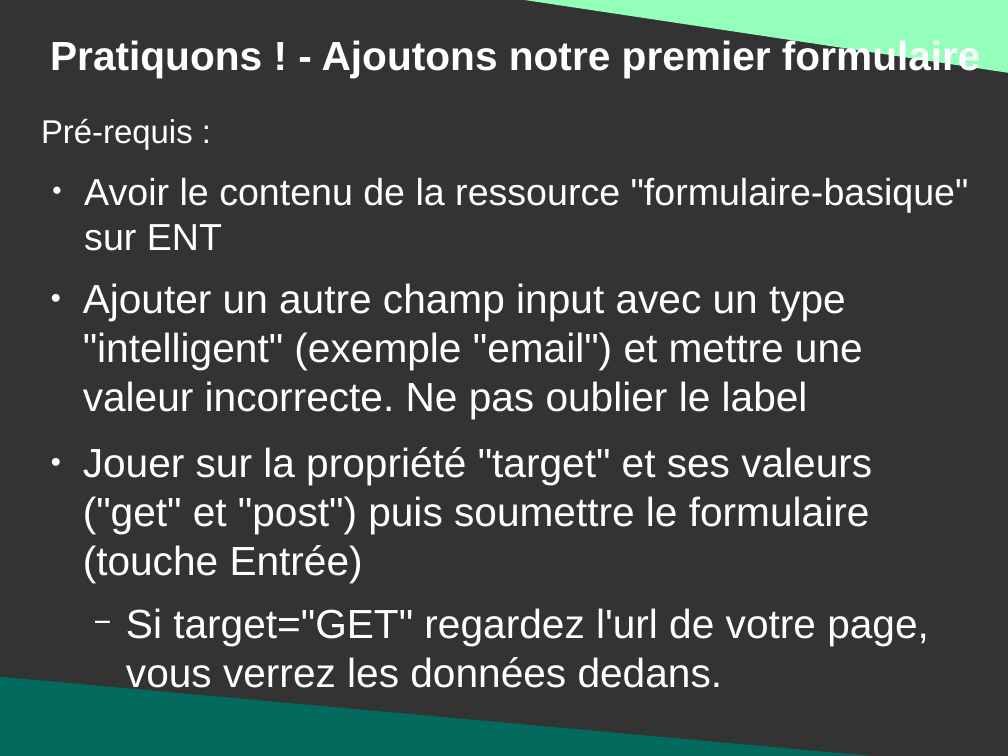
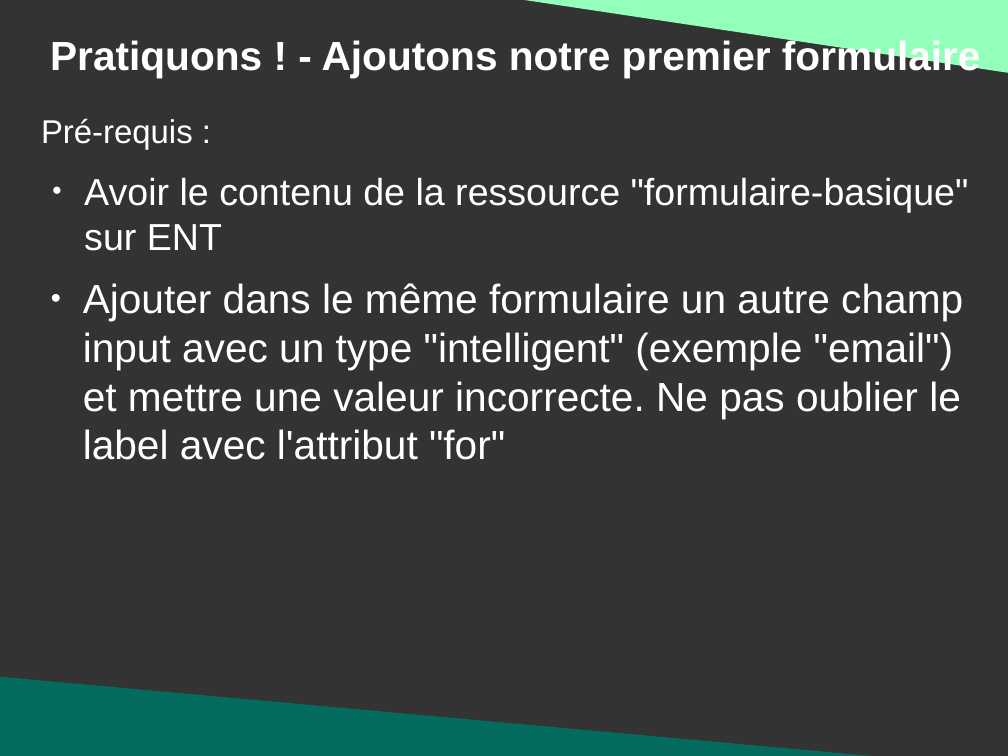
Before and after one commit to DanYellow/presentations, a slide deck: slide 17 of mmi/html/travaux-pratiques/numero-5/presentation.odp. Drawn at 1008x756 pixels with LibreOffice and Linux fonts; fonts in the diff are those of the drawing. Boxes give left, top, right and bottom in pixels: in the first picture for what was removed or moved away, otherwise in the second. Text is boxed around its words. In the diff, an @@ line names an element or a change of style, - is before the commit and + after.

```diff
--- a/mmi/html/travaux-pratiques/numero-5/presentation.odp
+++ b/mmi/html/travaux-pratiques/numero-5/presentation.odp
@@ text at [83,283,963,460]: text changed @@
-● Ajouter un autre champ input avec un type "intelligent" (exemple "email") et mettre une valeur incorrecte. Ne pas oublier le label
-● Jouer sur la propriété "target" et ses valeurs ("get" et "post") puis soumettre le formulaire (touche Entrée)
-  − Si target="GET" regardez l'url de votre page, vous verrez les données dedans.
+● Ajouter dans le même formulaire un autre champ input avec un type "intelligent" (exemple "email") et mettre une valeur incorrecte. Ne pas oublier le label avec l'attribut "for"
```
Also in this commit, not shown: 3 other slides changed, 13 other files.
